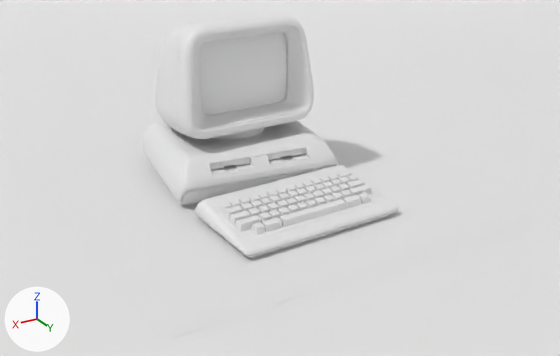
Two versions of the glTF model public/models/Commodore710_33.5.glb, one commit apart.
Camera for both pictures: a 50 mm lens placed at (9.45, 17.71, 5.55), pointed at (-0.12, 1.76, -2.43). The axes (+X, +Y, +Z) are drawn at lower left. The lights are the same throughout. Where no turn or scale is listed for an object, it has been applied to the vertices.

Objects in the first picture: 'CRT', 'Computer', 'Keyboard', 'Plane', 'Screen', 'ShadowPlane'.
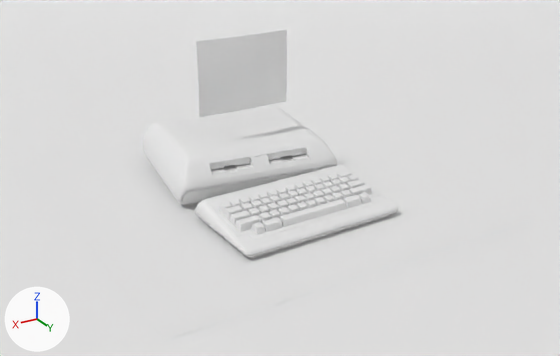
What changed in the scene script:
```text
Remove ob_crt:
    ob_crt = bpy.data.objects.new('CRT', me_cube_001)
    ob_crt.location = (0.0, 0.0, 0.0)
```

Changed parts and their boxes [x1, y1, x2, y2] in the pictures (560 x 356 px):
'CRT', deleted
    before: [155, 15, 314, 139]
